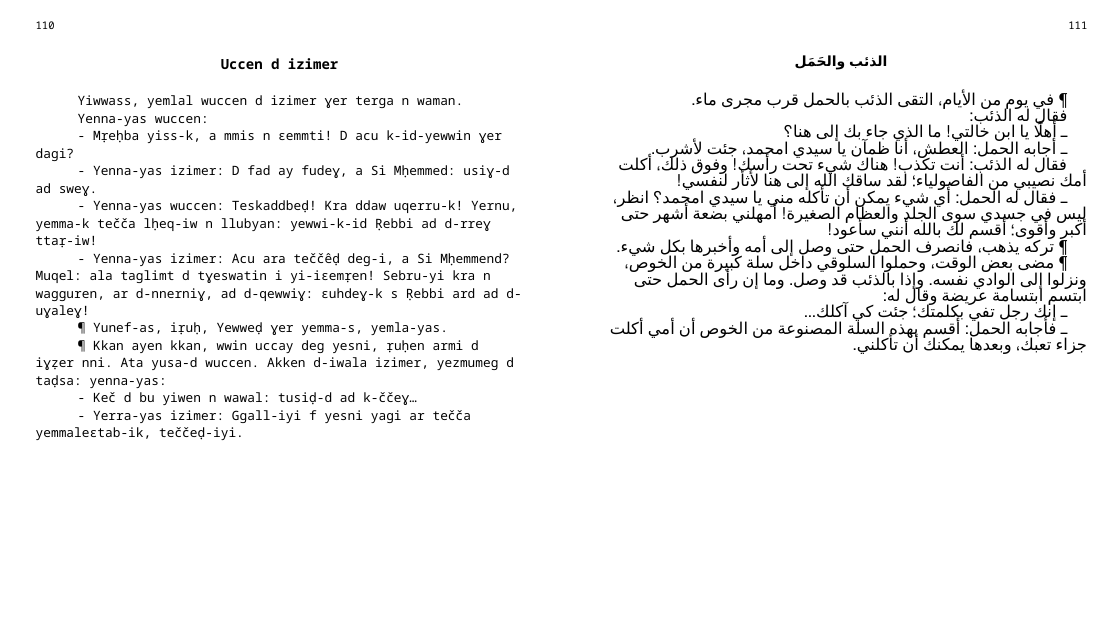
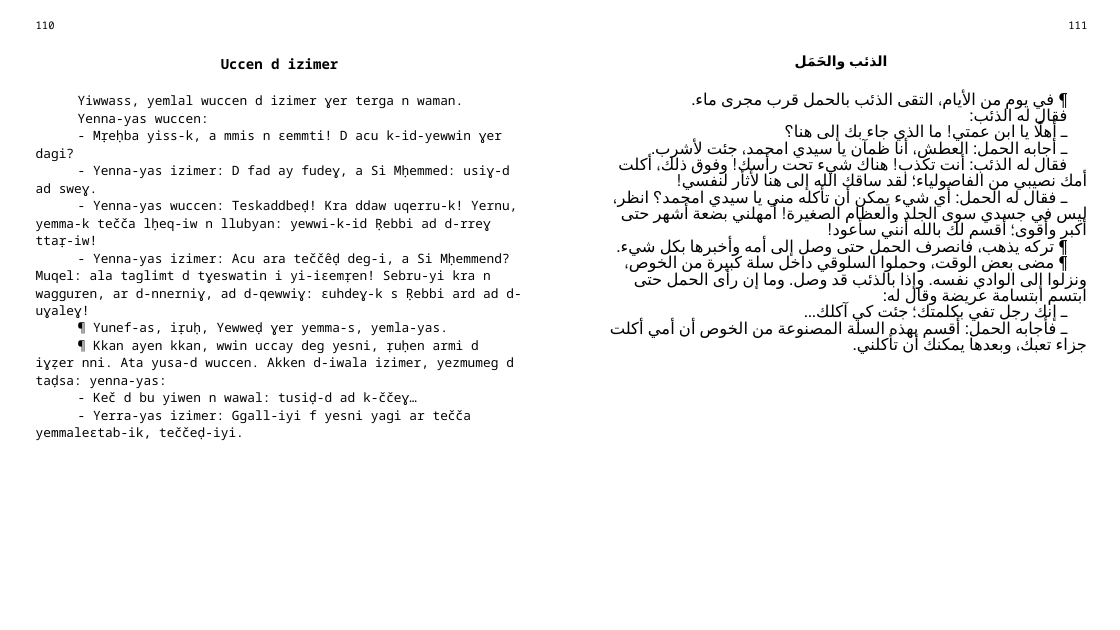
Before and after one commit to sferhah/tamacahut_n_wuccen, a slide deck: slide 51 of Uccen.ConsoleApp/uccen.arb.pptx. Drawn at 1120x630 pixels with LibreOffice and Linux fonts; fonts in the diff are those of the drawing. Boxes give left, top, right and bottom in pixels: in the first picture for what was removed or moved away, otherwise in the second. Text is boxed around its words. In the diff, an @@ line names an element or a change of style, - is before the commit and + after.

```diff
--- a/Uccen.ConsoleApp/uccen.arb.pptx
+++ b/Uccen.ConsoleApp/uccen.arb.pptx
@@ table at (x1=27, y1=13, x2=1096, y2=607) @@
-row 3, column 3: ¶ في يوم من الأيام، التقى الذئب بالحمل قرب مجرى ماء. / فقال له الذئب: / ـ أهلًا يا ابن خالتي! ما الذي جاء بك إلى هنا؟ / ـ أجابه الحمل: العطش، أنا ظمآن يا سيدي امحمد، جئت لأشرب. / فقال له الذئب: أنت تكذب! هناك شيء تحت رأسك! وفوق ذلك، أكلت أمك نصيبي من الفاصولياء؛ لقد ساقك الله إلى هنا لأثأر لنفسي! / ـ فقال له الحمل: أي شيء يمكن أن تأكله مني يا سيدي امحمد؟ انظر، ليس في جسدي سوى الجلد والعظام الصغيرة! أمهلني بضعة أشهر حتى أكبر وأقوى؛ أقسم لك بالله أنني سأعود! / ¶ تركه يذهب، فانصرف الحمل حتى وصل إلى أمه وأخبرها بكل شيء. / ¶ مضى بعض الوقت، وحملوا السلوقي داخل سلة كبيرة من الخوص، ونزلوا إلى الوادي نفسه. وإذا بالذئب قد وصل. وما إن رأى الحمل حتى ابتسم ابتسامة عريضة وقال له: / ـ إنك رجل تفي بكلمتك؛ جئت كي آكلك... / ـ فأجابه الحمل: أقسم بهذه السلة المصنوعة من الخوص أن أمي أكلت جزاء تعبك، وبعدها يمكنك أن تأكلني.
+row 3, column 3: ¶ في يوم من الأيام، التقى الذئب بالحمل قرب مجرى ماء. / فقال له الذئب: / ـ أهلًا يا ابن عمتي! ما الذي جاء بك إلى هنا؟ / ـ أجابه الحمل: العطش، أنا ظمآن يا سيدي امحمد، جئت لأشرب. / فقال له الذئب: أنت تكذب! هناك شيء تحت رأسك! وفوق ذلك، أكلت أمك نصيبي من الفاصولياء؛ لقد ساقك الله إلى هنا لأثأر لنفسي! / ـ فقال له الحمل: أي شيء يمكن أن تأكله مني يا سيدي امحمد؟ انظر، ليس في جسدي سوى الجلد والعظام الصغيرة! أمهلني بضعة أشهر حتى أكبر وأقوى؛ أقسم لك بالله أنني سأعود! / ¶ تركه يذهب، فانصرف الحمل حتى وصل إلى أمه وأخبرها بكل شيء. / ¶ مضى بعض الوقت، وحملوا السلوقي داخل سلة كبيرة من الخوص، ونزلوا إلى الوادي نفسه. وإذا بالذئب قد وصل. وما إن رأى الحمل حتى ابتسم ابتسامة عريضة وقال له: / ـ إنك رجل تفي بكلمتك؛ جئت كي آكلك... / ـ فأجابه الحمل: أقسم بهذه السلة المصنوعة من الخوص أن أمي أكلت جزاء تعبك، وبعدها يمكنك أن تأكلني.
```
Also in this commit, not shown: 1 other file.
